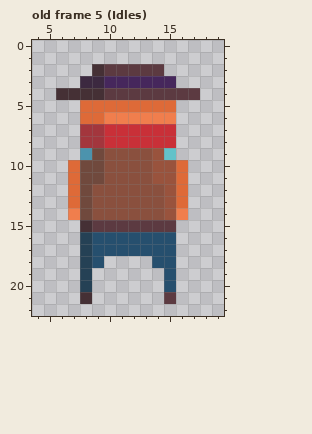
Two states of a pixel-art file, AsepriteFiles/MainCharacter.aseprite. This is how it looked before the edit.
24x24 pixels, 56 frames. Shown: old frame 5 (Idles): x 4..19, y 0..22. The commit also changed other frames, which this record leaves out.
New version:
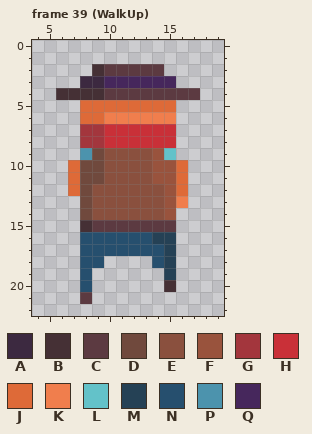
Palette (. is transparent): A #3c2940  B #453035  C #5c3a41  D #70493d  E #8a503e  F #99533d  G #a3363d  H #c93038  J #de6a38  K #f07e4d  L #63c2c9  M #254155  N #264f6e  P #4c93ad  Q #46275c
A new or re-ordered frame is compared with the old frame closest to it.
Author's note on the commit: Added Run and walk up animations for main character
Diff:
frames re-ordered
Frame 39 (WalkUp) against old frame 5 (Idles), layers "Torso", "Legs":
y 13: x 7 J -> .; x 16 J -> K
y 14: x 7 K -> .; x 16 K -> .
y 16: x 8 M -> N; x 14..15 NN -> MM
y 17..19: x 8 M -> N; x 15 N -> M
y 20: x 8 M -> N; x 15 N -> B
y 21: x 8 B -> C; x 15 C -> .
